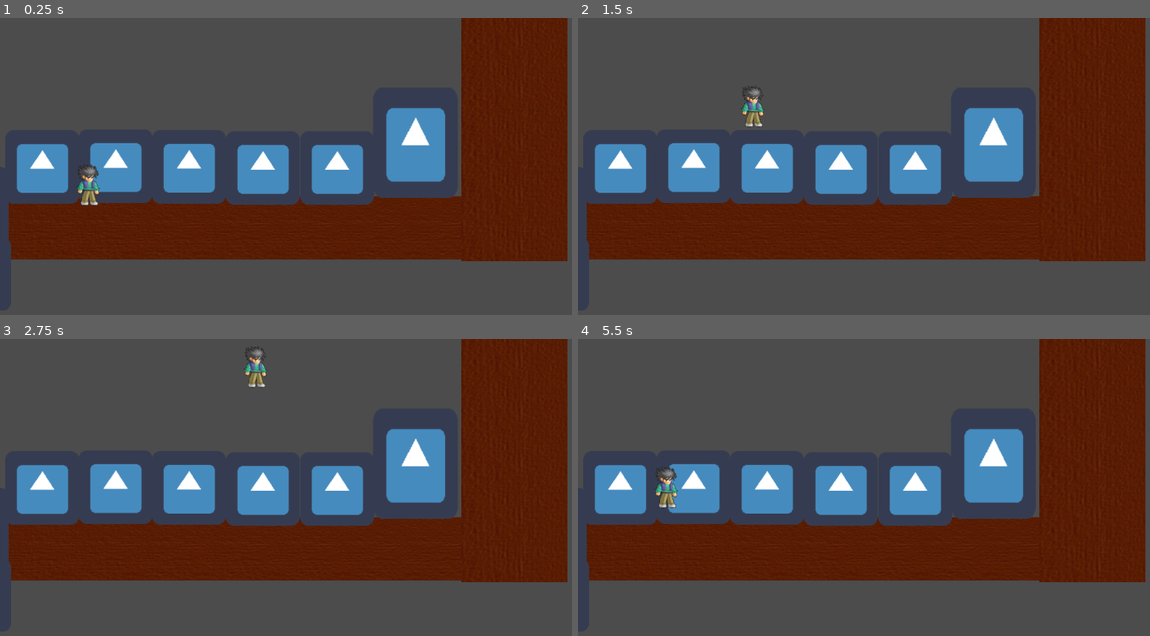
Above: before the commit, frames 1-4 (two rows, left to right).
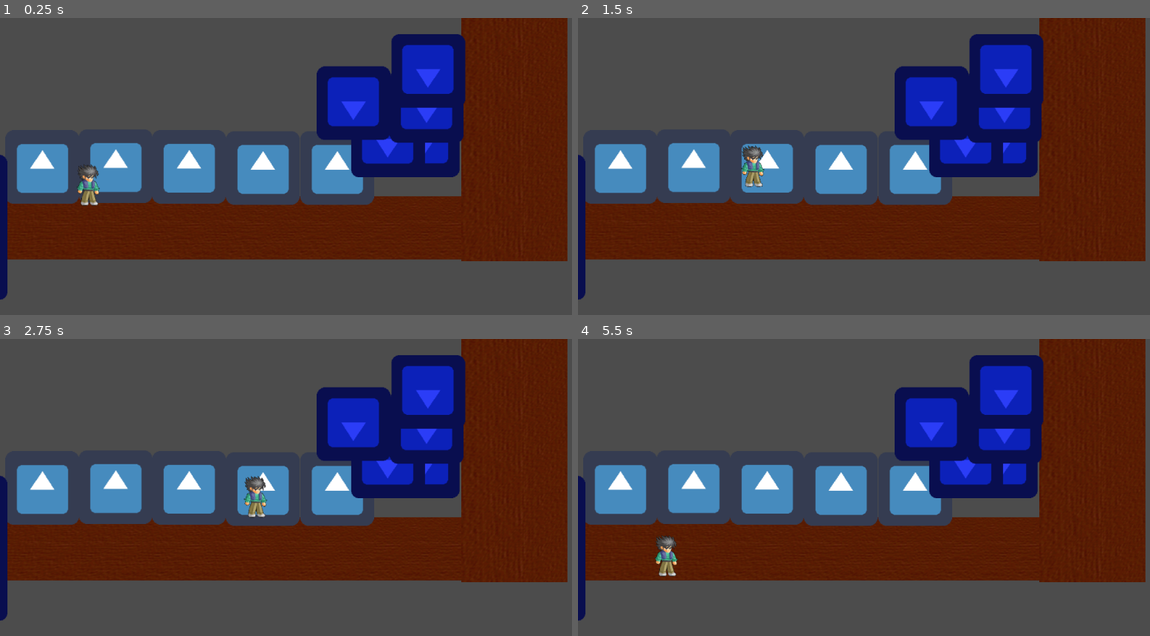
Above: after the commit, the same moments.

Repository: Anatolij-Grigorjev/Godot32dBeatemUpTest
Game: Godot game, scene res://stages/test/test_stage.tscn
Same seed, same stepped clock (60 frames per second), same inputs: the game is played once before the commit and once after it. The project has no main scene, so this scene is started directly. The engine's default icon, where the game draws it, is replaced by a stand-in: a white triangle on a blue panel in a dark square.
Inputs:
- Up to frame 1 (0.25 s): no input
- Up to frame 2 (1.5 s): tap Enter at 0.5 s; hold D (move_right) 0.53-1.28 s; tap Space (jump) at 0.6, 0.77, 1.07, 1.35 s; hold S (move_down) from 1.28 s (still down)
- Up to frame 3 (2.75 s): tap Space (jump) at 1.52, 1.82, 2.1 s; release S (move_down) at 2.03 s; hold D (move_right) from 2.03 s (still down)
- Up to frame 4 (5.5 s): release D (move_right) at 2.78 s; hold W (move_up) 2.78-3.53 s; tap Space (jump) at 2.85, 3.02, 3.32, 3.6, 3.77, 4.07, 4.35, 4.52, 4.82, 5.1 s; hold A (move_left) 3.53-5.03 s; hold S (move_down) from 5.03 s (still down)

The runs differ from the first frame. In frame 1, 11% of the frame differs, in the area x 0-82%, y 5-95%; in frame 2, 12%; in frame 3, 12%; in frame 4, 12%.

Commit message:
experimenting with physics layers and jumping

Diff:
--- a/game/characters/char_feet_follow.gd
+++ /dev/null
@@ -1,13 +0,0 @@
-extends Node2D
-
-onready var character_node = $dennis
-onready var feet_node = $feet
-
-var FEET_OFFSET = Vector2(0, 30)
-
-func _ready():
-
-	pass
-
-func _process(delta):
-	feet_node.position = character_node.position + FEET_OFFSET
--- a/game/characters/char_move.gd
+++ b/game/characters/char_move.gd
@@ -1,7 +1,7 @@
 extends KinematicBody2D
 
 export (int) var speed = 200
-export (int) var PEAK_JUMP_HEIGHT = 250
+export (int) var PEAK_JUMP_HEIGHT = 75
 export (int) var JUMP_STRENGTH = -200
 
 var is_jumping = false
@@ -12,37 +12,42 @@
 
 var velocity = Vector2()
 
-func get_input():
+func get_move_input():
 	velocity = Vector2()
 	if Input.is_action_pressed('move_right'):
 		velocity.x += 1
 	if Input.is_action_pressed('move_left'):
 		velocity.x -= 1
-	if Input.is_action_pressed('move_down'):
-		velocity.y += 1
-	if Input.is_action_pressed('move_up'):
-		velocity.y -= 1
+	if (!is_jumping):
+		if Input.is_action_pressed('move_down'):
+			velocity.y += 1
+		if Input.is_action_pressed('move_up'):
+			velocity.y -= 1
 	velocity = velocity.normalized() * speed
 
+func get_jump_input():
+	if (Input.is_action_just_pressed('jump')):
+		start_jump()
+
+func start_jump():
+	velocity.y += JUMP_STRENGTH
+	is_jumping = true
+	is_ascending = true
+	G.swap_layer_bit(self, G.LAYERS_HERO_GROUND, G.LAYERS_HERO_AIR)
+	last_jump_y = position.y
+
+func _physics_process(delta):
+	get_move_input()
 	if (is_jumping):
 		#finish jump
 		if (position.y >= last_jump_y):
 			is_jumping = false
-			set_collision_layer_bit(2, true)
+			G.swap_layer_bit(self, G.LAYERS_HERO_AIR, G.LAYERS_HERO_GROUND)
 		else:
 			velocity.y += JUMP_STRENGTH if is_ascending else GRAVITY
 			if (last_jump_y - position.y >= PEAK_JUMP_HEIGHT):
 				is_ascending = false
 
 	else:
-		if (Input.is_action_just_pressed('jump')):
-			velocity.y += JUMP_STRENGTH
-			is_jumping = true
-			is_ascending = true
-			set_collision_layer_bit(2, false)
-			last_jump_y = position.y
-
-
-func _physics_process(delta):
-	get_input()
+		get_jump_input()
 	move_and_slide(velocity)
--- a/game/characters/dennis/dennis.tscn
+++ b/game/characters/dennis/dennis.tscn
@@ -9,17 +9,17 @@
 radius = 15.6178
 height = 32.458
 
-[node name="dennis" type="KinematicBody2D"]
+[node name="dennis" type="KinematicBody2D" index="0"]
 
 position = Vector2( 400, 400 )
 input_pickable = false
-collision_layer = 5
-collision_mask = 1
+collision_layer = 1
+collision_mask = 0
 collision/safe_margin = 0.08
 script = ExtResource( 1 )
 _sections_unfolded = [ "Collision", "Transform", "Z Index", "collision" ]
 speed = 200
-PEAK_JUMP_HEIGHT = 250
+PEAK_JUMP_HEIGHT = 75
 JUMP_STRENGTH = -200
 
 [node name="sprite" type="Sprite" parent="." index="0"]
--- a/game/globals.gd
+++ b/game/globals.gd
@@ -1,6 +1,14 @@
 extends Node
 
+# CONSTANTS
 const Z_COEF = sin(deg2rad(45))
+
+## LAYERS
+const LAYERS_HERO_GROUND = 0
+const LAYERS_HERO_AIR = 1
+const LAYERS_STATIC_BG = 2
+
+
 
 func y2z(y):
 	return y * Z_COEF
@@ -8,6 +16,10 @@
 func z2y(z):
 	return z / Z_COEF
 
+func swap_layer_bit(node, from_layer, to_layer):
+	var temp_layer_bit = node.get_collision_layer_bit(from_layer)
+	node.set_collision_layer_bit(from_layer, node.get_collision_layer_bit(to_layer))
+	node.set_collision_layer_bit(to_layer, temp_layer_bit)
 
 func _ready():
 	print("Global functions y2z and z2y loaded...")
--- a/game/project.godot
+++ b/game/project.godot
@@ -32,9 +32,9 @@
 
 [layer_names]
 
-2d_physics/layer_1="bg_walk"
-2d_physics/layer_2="below_jump"
-2d_physics/layer_3="char_walk"
+2d_physics/layer_1="hero_ground"
+2d_physics/layer_2="hero_air"
+2d_physics/layer_3="bg_statics"
 2d_physics/layer_4="char_jump"
 
 [physics]
--- a/game/stages/test/test_wall_block.tscn
+++ b/game/stages/test/test_horiz_path_block.tscn
@@ -7,11 +7,11 @@
 custom_solver_bias = 0.0
 extents = Vector2( 64.13, 22.732 )
 
-[node name="block" type="StaticBody2D"]
+[node name="horiz_block" type="StaticBody2D"]
 
 input_pickable = false
 collision_layer = 4
-collision_mask = 4
+collision_mask = 1
 constant_linear_velocity = Vector2( 0, 0 )
 constant_angular_velocity = 0.0
 friction = 1.0
--- a/game/stages/test/test_stage.tscn
+++ b/game/stages/test/test_stage.tscn
@@ -1,17 +1,12 @@
-[gd_scene load_steps=7 format=2]
+[gd_scene load_steps=6 format=2]
 
 [ext_resource path="res://stages/city/bg_ground_left.png" type="Texture" id=1]
 [ext_resource path="res://stages/city/bg_ground_right.png" type="Texture" id=2]
-[ext_resource path="res://stages/test/test_wall_block.tscn" type="PackedScene" id=3]
-[ext_resource path="res://icon.png" type="Texture" id=4]
-[ext_resource path="res://characters/dennis/dennis.tscn" type="PackedScene" id=5]
+[ext_resource path="res://stages/test/test_horiz_path_block.tscn" type="PackedScene" id=3]
+[ext_resource path="res://characters/dennis/dennis.tscn" type="PackedScene" id=4]
+[ext_resource path="res://stages/test/test_vert_path_block.tscn" type="PackedScene" id=5]
 
-[sub_resource type="RectangleShape2D" id=1]
-
-custom_solver_bias = 0.0
-extents = Vector2( 75.6199, 65.7802 )
-
-[node name="root" type="Node2D" index="0"]
+[node name="root" type="Node2D"]
 
 position = Vector2( 10.0037, 272.902 )
 
@@ -32,60 +27,64 @@
 
 position = Vector2( 63.2235, -13.6051 )
 
-[node name="block6" parent="." index="3" instance=ExtResource( 3 )]
-
-position = Vector2( -58.8219, 50.0186 )
-
-[node name="block7" parent="." index="4" instance=ExtResource( 3 )]
-
-position = Vector2( -58.8219, 111.642 )
-
-[node name="block8" parent="." index="5" instance=ExtResource( 3 )]
-
-position = Vector2( -55.2205, 172.464 )
-
-[node name="block2" parent="." index="6" instance=ExtResource( 3 )]
+[node name="block2" parent="." index="3" instance=ExtResource( 3 )]
 
 position = Vector2( 190.471, -15.2057 )
 
-[node name="block3" parent="." index="7" instance=ExtResource( 3 )]
+[node name="block3" parent="." index="4" instance=ExtResource( 3 )]
 
 position = Vector2( 317.718, -14.0052 )
 
-[node name="block4" parent="." index="8" instance=ExtResource( 3 )]
+[node name="block4" parent="." index="5" instance=ExtResource( 3 )]
 
 position = Vector2( 445.766, -12.0045 )
 
-[node name="block5" parent="." index="9" instance=ExtResource( 3 )]
+[node name="block5" parent="." index="6" instance=ExtResource( 3 )]
 
 position = Vector2( 574.614, -12.0045 )
 
-[node name="StaticBody2D" type="StaticBody2D" parent="." index="10"]
-
-editor/display_folded = true
-position = Vector2( 667.048, 4.0015 )
-input_pickable = false
-collision_layer = 1
-collision_mask = 1
-constant_linear_velocity = Vector2( 0, 0 )
-constant_angular_velocity = 0.0
-friction = 1.0
-bounce = 0.0
-
-[node name="Sprite" type="Sprite" parent="StaticBody2D" index="0"]
-
-position = Vector2( 43.424, -59.9121 )
-scale = Vector2( 1.14705, 1.50472 )
-texture = ExtResource( 4 )
-
-[node name="CollisionShape2D" type="CollisionShape2D" parent="StaticBody2D" index="1"]
-
-position = Vector2( 42.4158, -88.288 )
-scale = Vector2( 1, 1.03701 )
-shape = SubResource( 1 )
-
-[node name="dennis" parent="." index="11" instance=ExtResource( 5 )]
+[node name="dennis" parent="." index="7" instance=ExtResource( 4 )]
 
 position = Vector2( 145, 10 )
-PEAK_JUMP_HEIGHT = 250
-JUMP_STRENGTH = -200
+
+[node name="vert_block" parent="." index="8" instance=ExtResource( 5 )]
+
+position = Vector2( -61.3951, 28.8371 )
+
+[node name="vert_block2" parent="." index="9" instance=ExtResource( 5 )]
+
+position = Vector2( -61.3951, 91.1624 )
+
+[node name="vert_block3" parent="." index="10" instance=ExtResource( 5 )]
+
+position = Vector2( -60.93, 153.488 )
+
+[node name="vert_block4" parent="." index="11" instance=ExtResource( 5 )]
+
+position = Vector2( 723.252, -59.9997 )
+rotation = 3.14159
+_sections_unfolded = [ "Collision", "Transform" ]
+
+[node name="vert_block5" parent="." index="12" instance=ExtResource( 5 )]
+
+position = Vector2( 662.787, -59.5346 )
+rotation = 3.14159
+_sections_unfolded = [ "Collision", "Transform" ]
+
+[node name="vert_block6" parent="." index="13" instance=ExtResource( 5 )]
+
+position = Vector2( 730.229, -119.534 )
+rotation = 3.14159
+_sections_unfolded = [ "Collision", "Transform" ]
+
+[node name="vert_block7" parent="." index="14" instance=ExtResource( 5 )]
+
+position = Vector2( 603.253, -124.651 )
+rotation = 3.14159
+_sections_unfolded = [ "Collision", "Transform" ]
+
+[node name="vert_block8" parent="." index="15" instance=ExtResource( 5 )]
+
+position = Vector2( 732.555, -180.929 )
+rotation = 3.14159
+_sections_unfolded = [ "Collision", "Transform" ]
--- /dev/null
+++ b/game/stages/test/test_vert_path_block.tscn
@@ -0,0 +1,31 @@
+[gd_scene load_steps=3 format=2]
+
+[ext_resource path="res://icon.png" type="Texture" id=1]
+
+[sub_resource type="RectangleShape2D" id=1]
+
+custom_solver_bias = 0.0
+extents = Vector2( 64.13, 22.732 )
+
+[node name="vert_block" type="StaticBody2D"]
+
+input_pickable = false
+collision_layer = 4
+collision_mask = 3
+constant_linear_velocity = Vector2( 0, 0 )
+constant_angular_velocity = 0.0
+friction = 1.0
+bounce = 0.0
+_sections_unfolded = [ "Collision" ]
+
+[node name="sprite" type="Sprite" parent="." index="0"]
+
+self_modulate = Color( 0.172568, 0.241326, 0.972656, 1 )
+texture = ExtResource( 1 )
+_sections_unfolded = [ "Material", "Visibility" ]
+
+[node name="body" type="CollisionShape2D" parent="." index="1"]
+
+position = Vector2( 1.52282, -31.0847 )
+scale = Vector2( 1, 1.3767 )
+shape = SubResource( 1 )
